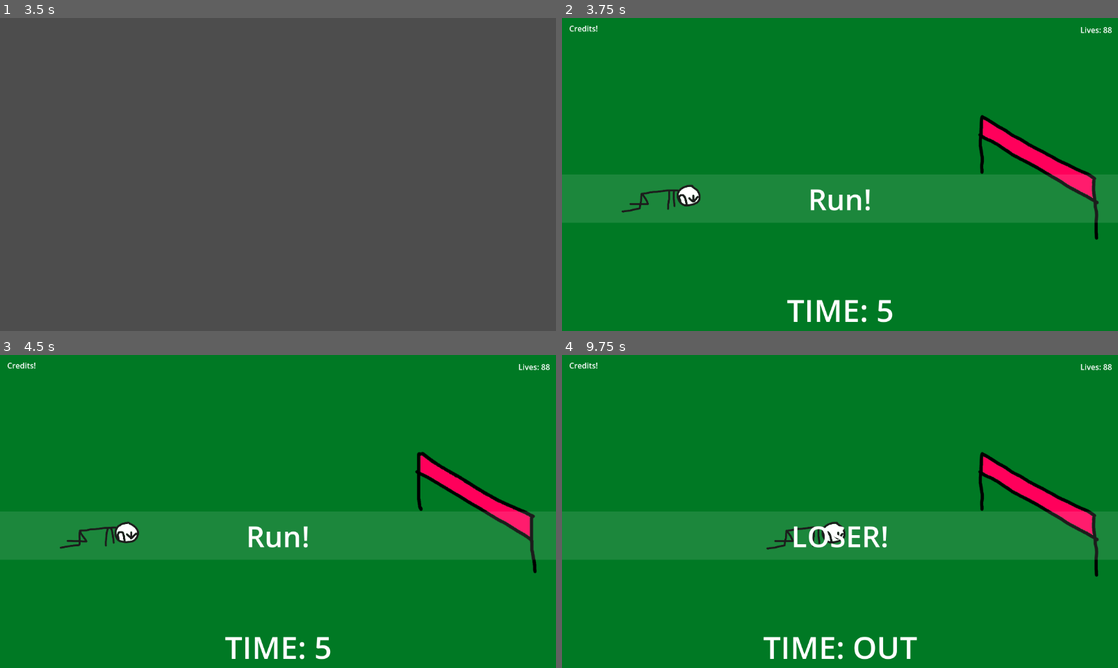
Above: before the commit, frames 1-4 (two rows, left to right).
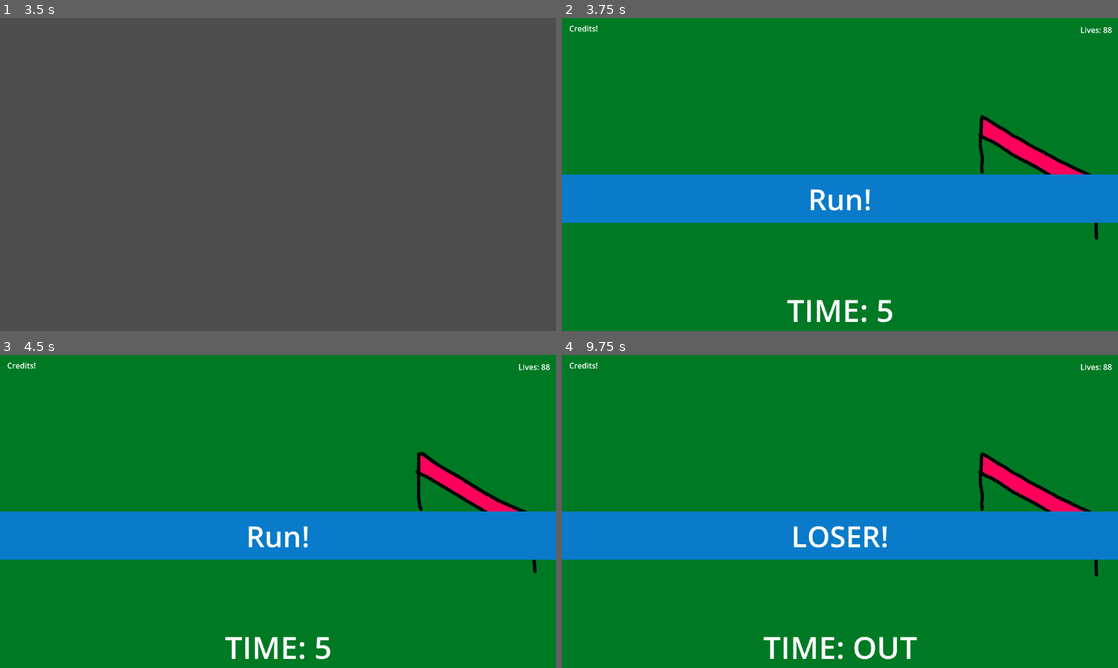
Above: after the commit, the same moments.

Repository: BryanTai/ggj2025-minigames
Game: Godot game, scene res://game_manager/mini_game_manager.tscn
Two runs of this game, one before a commit and one after it. Both use one fixed random seed, a clock stepped at 60 frames per second and the inputs below.
Inputs (mouse positions are in pixels of both pictures, inside the frame that each line leads up to):
- Up to frame 1 (3.5 s): tap Enter at 0.5 s; move the mouse to (400, 158) at 0.52 s; hold Right (move_right) 0.53-1.28 s; tap Space (fire) every 0.75 s from 0.6 to 2.85 s; click (400, 158) at 0.67 s; move the mouse to (166, 190) at 1.27 s; hold Down (move_down) 1.28-2.03 s; move the mouse to (333, 105) at 2.02 s; hold Right (move_right) 2.03-2.78 s; move the mouse to (250, 237) at 2.77 s; hold Up (move_up) from 2.78 s (still down); click (250, 237) at 2.92 s
- Up to frame 2 (3.75 s): tap Space (fire) at 3.5, 3.6 s; move the mouse to (1006, 221) at 3.52 s; release Up (move_up) at 3.53 s; hold Left (move_left) from 3.53 s (still down)
- Up to frame 3 (4.5 s): keep holding Left (move_left); move the mouse to (111, 464) at 4.27 s; tap Space (fire) at 4.35 s
- Up to frame 4 (9.75 s): move the mouse to (867, 511) at 5.02 s; release Left (move_left) at 5.03 s; hold Down (move_down) 5.03-5.78 s; tap Space (fire) every 0.75 s from 5.1 to 9.6 s; click (867, 511) at 5.17 s; move the mouse to (756, 433) at 5.77 s; hold Right (move_right) 5.78-6.53 s; move the mouse to (962, 495) at 6.52 s; hold Up (move_up) 6.53-7.28 s; move the mouse to (728, 527) at 7.27 s; hold Right (move_right) 7.28-8.03 s; click (728, 527) at 7.42 s; move the mouse to (895, 442) at 8.02 s; hold Down (move_down) 8.03-8.78 s; move the mouse to (812, 574) at 8.77 s; hold Left (move_left) 8.78-9.53 s; move the mouse to (1006, 558) at 9.52 s; hold Up (move_up) from 9.53 s (still down); click (1006, 558) at 9.67 s

Frame 1 is identical in both runs. In frame 2, 15% of the frame differs, in the area x 0-100%, y 50-66%; in frame 3, 15%; in frame 4, 15%.

Commit message:
Update mini_game_manager.tscn
Banner color change, hard to read white on transparent grey

Diff:
--- a/game_manager/mini_game_manager.tscn
+++ b/game_manager/mini_game_manager.tscn
@@ -144,7 +144,7 @@
 grow_vertical = 2
 
 [node name="Background" type="TextureRect" parent="MiniGameOverlay/InstructionBanner"]
-modulate = Color(1, 1, 1, 0.109804)
+modulate = Color(0.0352941, 0.482353, 0.792157, 1)
 layout_mode = 1
 anchors_preset = 15
 anchor_right = 1.0
